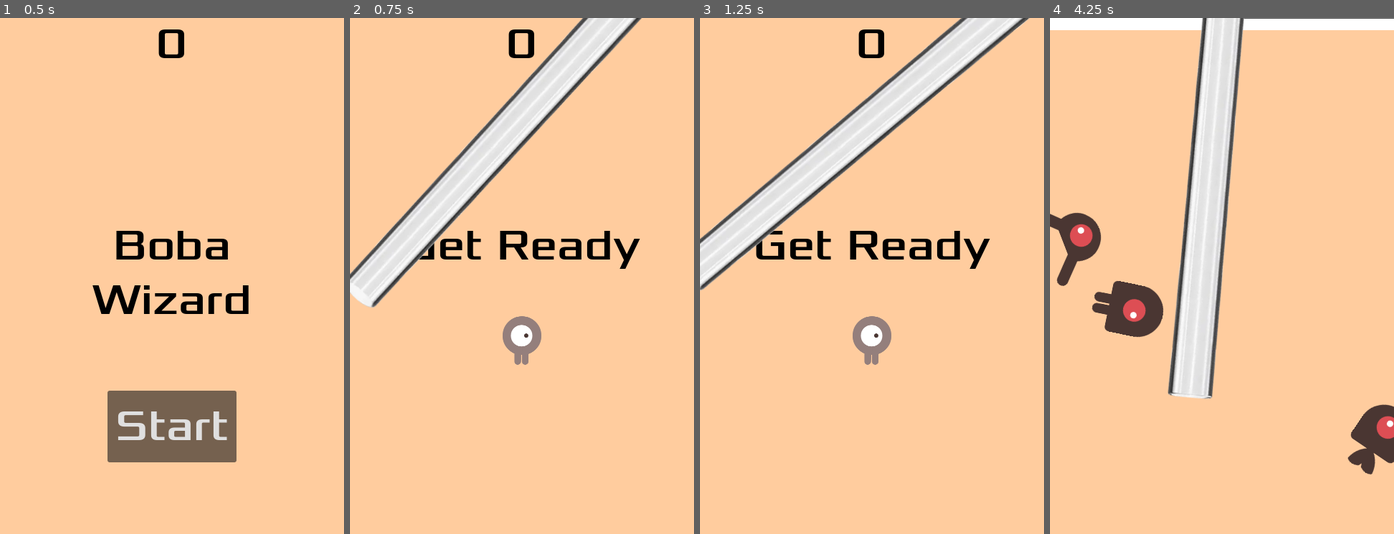
Above: before the commit, frames 1-4 (left to right).
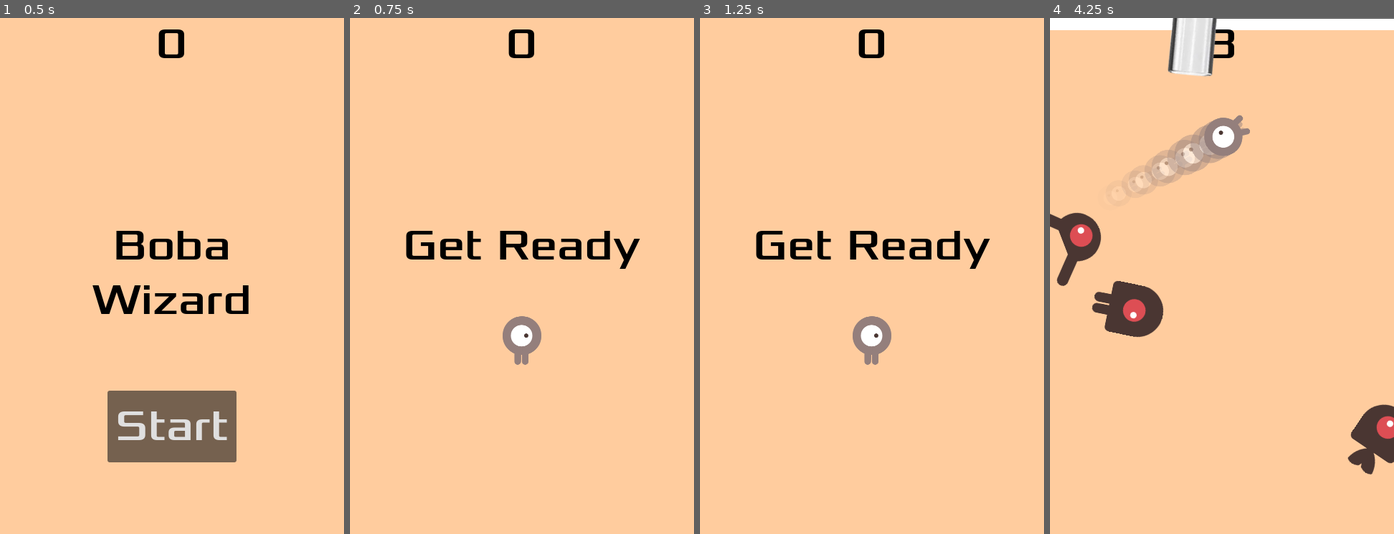
Above: after the commit, the same moments.

Repository: PaulThomasRowe/boba-tea-wizardry
Game: Godot game, scene res://main.tscn
Two runs of this game, one before a commit and one after it. Both use one fixed random seed, a clock stepped at 60 frames per second and the inputs below.
Inputs:
- Up to frame 1 (0.5 s): no input
- Up to frame 2 (0.75 s): click "Start" at 0.5 s
- Up to frame 3 (1.25 s): no input
- Up to frame 4 (4.25 s): hold D (move_right) 1.28-2.03 s; hold S (move_down) 2.03-2.78 s; hold D (move_right) 2.78-3.53 s; hold W (move_up) from 3.53 s (still down)

Frame 1 is identical in both runs. In frame 2, 9.0% of the frame differs, in the area x 0-85%, y 0-57%; in frame 3, 9.3%; in frame 4, 11%, in the area x 22-59%, y 0-74%.

Commit message:
Create limited rotations (swinging)

Diff:
--- a/main.gd
+++ b/main.gd
@@ -35,7 +35,7 @@
 
 	my_scene = preload("res://straw.tscn")
 	var scene_instance = my_scene.instantiate()
-	scene_instance.position = Vector2(225, 150)
+	scene_instance.position = Vector2(225, -300)
 	add_child(scene_instance)
 	#scene_instance._start_swing()
 
--- a/straw.gd
+++ b/straw.gd
@@ -4,14 +4,24 @@
 var swing_speed = 2.0
 var downward_speed = 20.0
 
-var angle_offset = 0.0
+var min_rotation = 110
+var max_rotation = 160
+var clockwise = false
 
 func _ready():
 	return
 
 func _process(delta):
 	position.y += downward_speed * delta
-	rotation_degrees += 45 * delta
+	if clockwise && rotation_degrees < min_rotation:
+		clockwise = false
+	elif !clockwise && rotation_degrees > max_rotation:
+		clockwise = true
+
+	if clockwise:
+		rotation_degrees -= 45 * delta
+	else:
+		rotation_degrees += 45 * delta
 
 #func _start_swing():
 	#var tween = create_tween()
